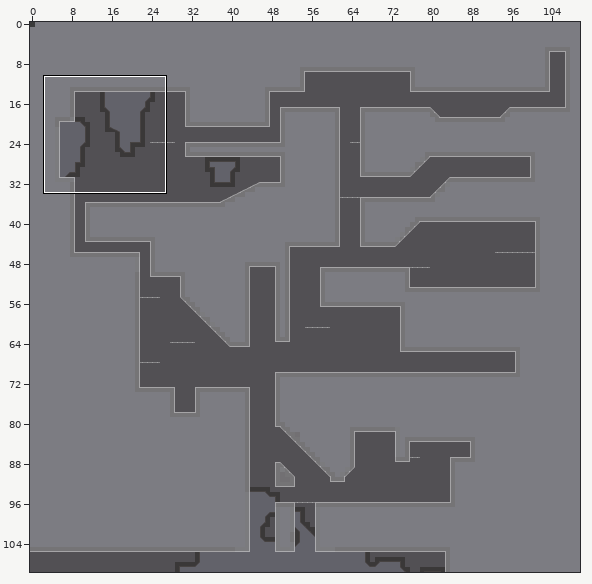
One commit to this Tiled map: Symfora/bin/Debug/net8.0/Content/lev/c3m2.tmx. Above: a wide view before the commit, with the close-up outlined.
Close-up. Before:
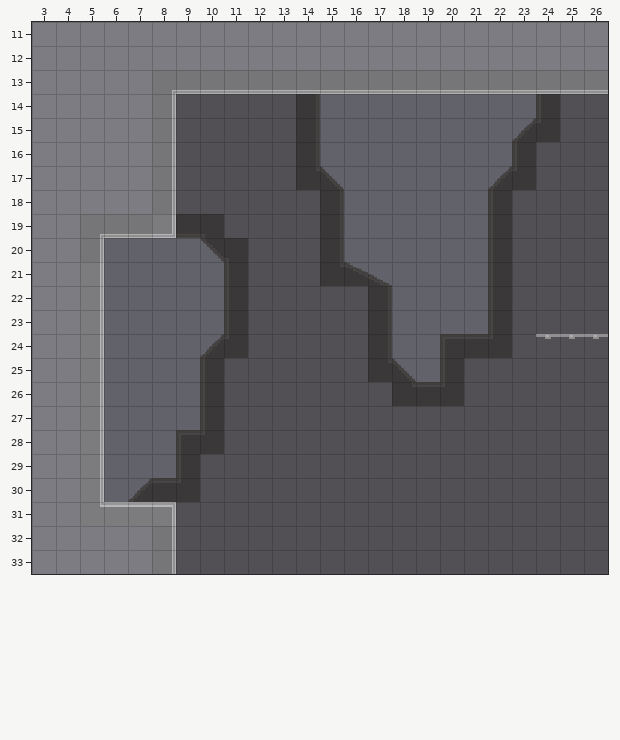
Cells are 16x16 px. Shown: x 3..26, y 11..33. The commit also changed other parts of the map, which this record leaves out.
Once edited:
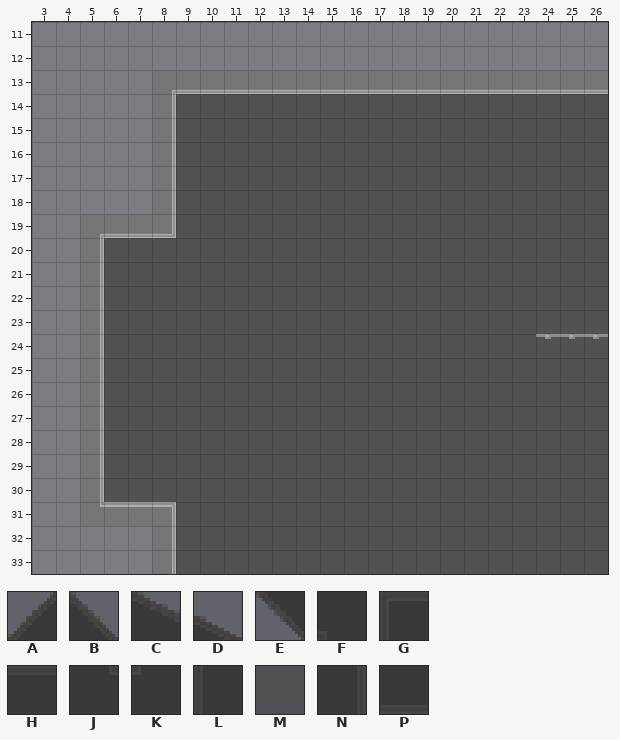
Key: from "devSet": A 9, B 10, C 13, D 14, E 26, F 59, G 60, H 61, J 67, K 68, L 69, M 70, N 71, P 79.
_ is an empty cell.
See-through tiles are keyed as they look on the map.
Edits made:
{"where": "layer \"background\""}
{"y":14,"x":14,"old":"N_________L","new":"MMMMMMMMMMM"}
{"y":15,"x":14,"old":"N________AK","new":"MMMMMMMMMMM"}
{"y":16,"x":14,"old":"N________L","new":"MMMMMMMMMM"}
{"y":17,"x":14,"old":"JB______AK","new":"MMMMMMMMMM"}
{"y":18,"x":15,"old":"N______L","new":"MMMMMMMM"}
{"y":19,"x":9,"old":"PF","new":"MM"}
{"y":19,"x":15,"old":"N______L","new":"MMMMMMMM"}
{"y":20,"x":6,"old":"____EF","new":"MMMMMM"}
{"y":20,"x":15,"old":"N______L","new":"MMMMMMMM"}
{"y":21,"x":6,"old":"_____L","new":"MMMMMM"}
{"y":21,"x":15,"old":"JCD____L","new":"MMMMMMMM"}
{"y":22,"x":6,"old":"_____L","new":"MMMMMM"}
{"y":22,"x":17,"old":"N____L","new":"MMMMMM"}
{"y":23,"x":6,"old":"_____L","new":"MMMMMM"}
{"y":23,"x":17,"old":"N____L","new":"MMMMMM"}
{"y":24,"x":6,"old":"____AK","new":"MMMMMM"}
{"y":24,"x":17,"old":"N__GHK","new":"MMMMMM"}
{"y":25,"x":6,"old":"____L","new":"MMMMM"}
{"y":25,"x":17,"old":"JB_L","new":"MMMM"}
{"y":26,"x":6,"old":"____L","new":"MMMMM"}
{"y":26,"x":18,"old":"JHK","new":"MMM"}
{"y":27,"x":6,"old":"____L","new":"MMMMM"}
{"y":28,"x":6,"old":"___GK","new":"MMMMM"}
{"y":29,"x":6,"old":"___L","new":"MMMM"}
{"y":30,"x":6,"old":"_AHK","new":"MMMM"}
{"label":"changed","picture_box":[296,94,560,406]}
{"label":"changed","picture_box":[104,214,248,502]}
